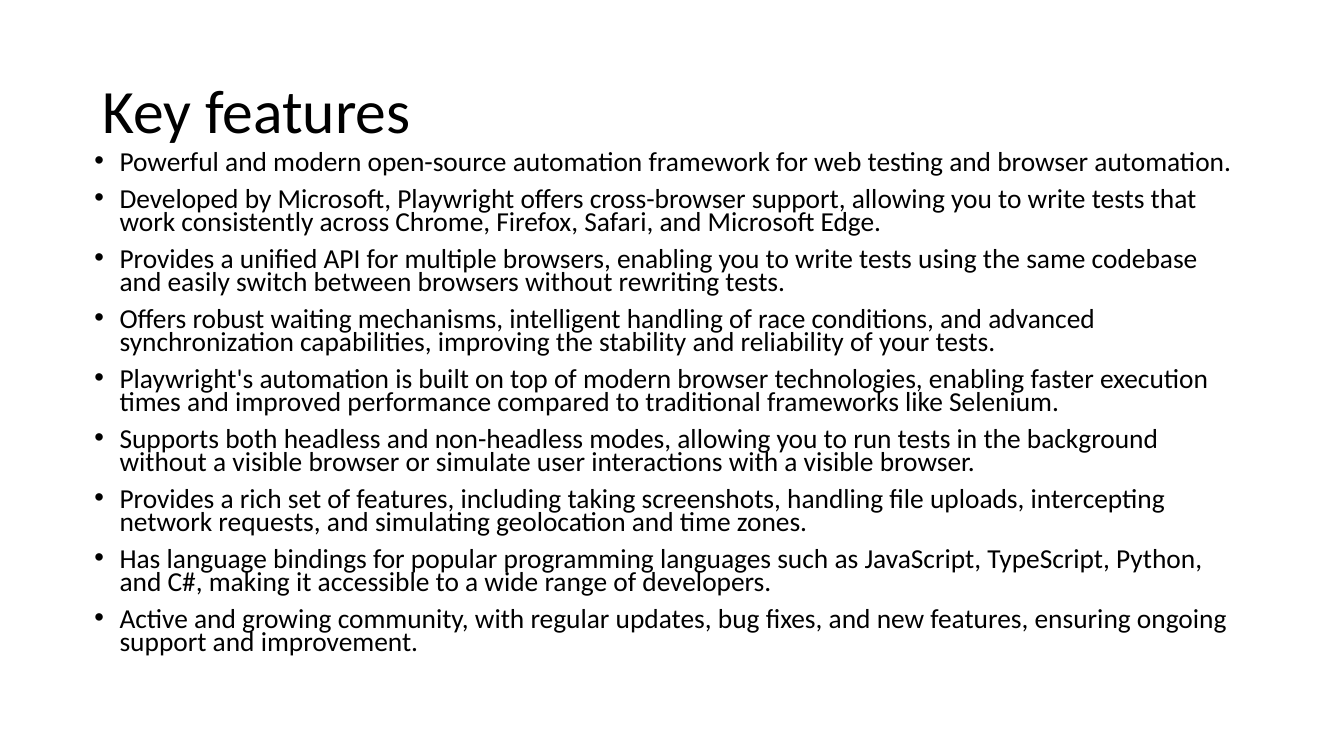
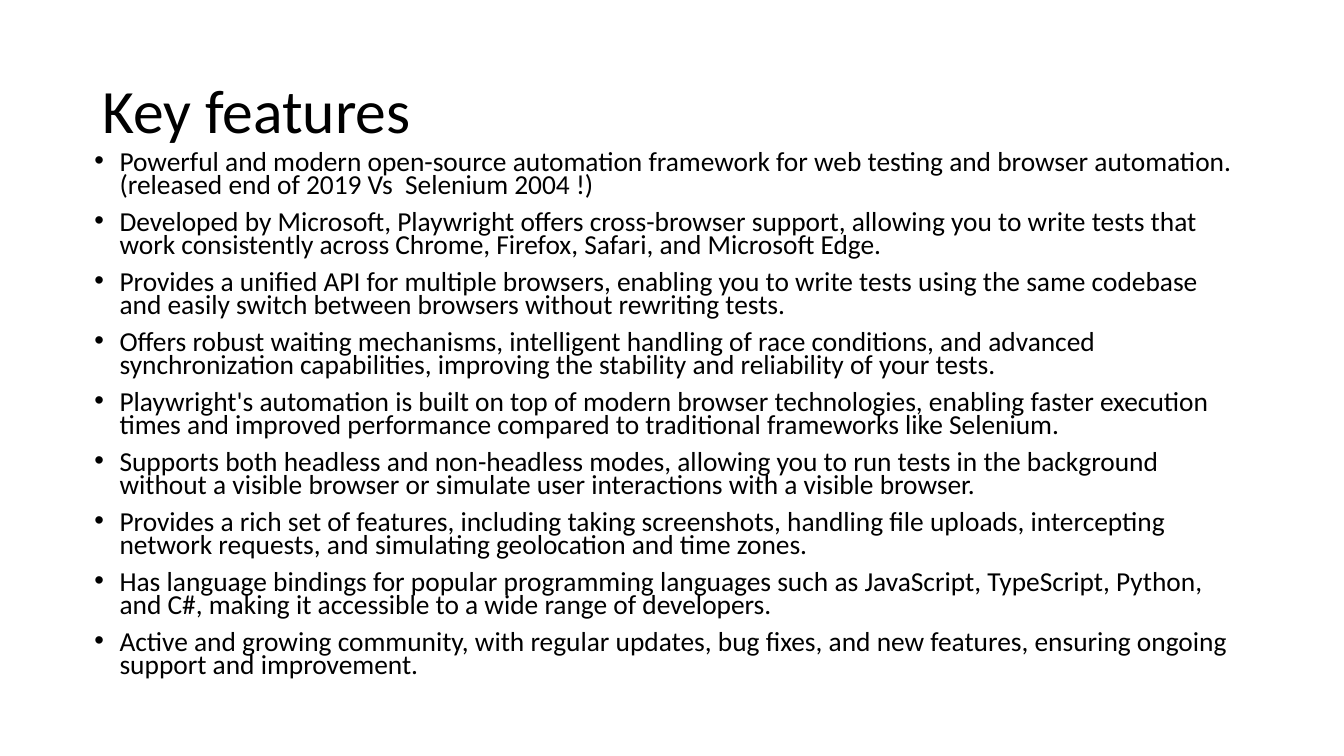
Before and after one commit to umesh-prabhu/demo1, a slide deck: slide 2 of playwr-ppt.pptx. Drawn at 1344x756 pixels with LibreOffice and Linux fonts; fonts in the diff are those of the drawing. Boxes give left, top, right and bottom in pixels: in the first picture for what was removed or moved away, otherwise in the second. Text is boxed around its words. In the diff, an @@ line names an element or a change of style, - is before the commit and + after.

```diff
--- a/playwr-ppt.pptx
+++ b/playwr-ppt.pptx
@@ text at box(120, 152, 1230, 198): text changed @@
-• Powerful and modern open-source automation framework for web testing and browser automation.
+• Powerful and modern open-source automation framework for web testing and browser automation. (released end of 2019 Vs Selenium 2004 !)
```
Also in this commit, not shown: 2 other slides changed, 1 slide added, 10 other files.
